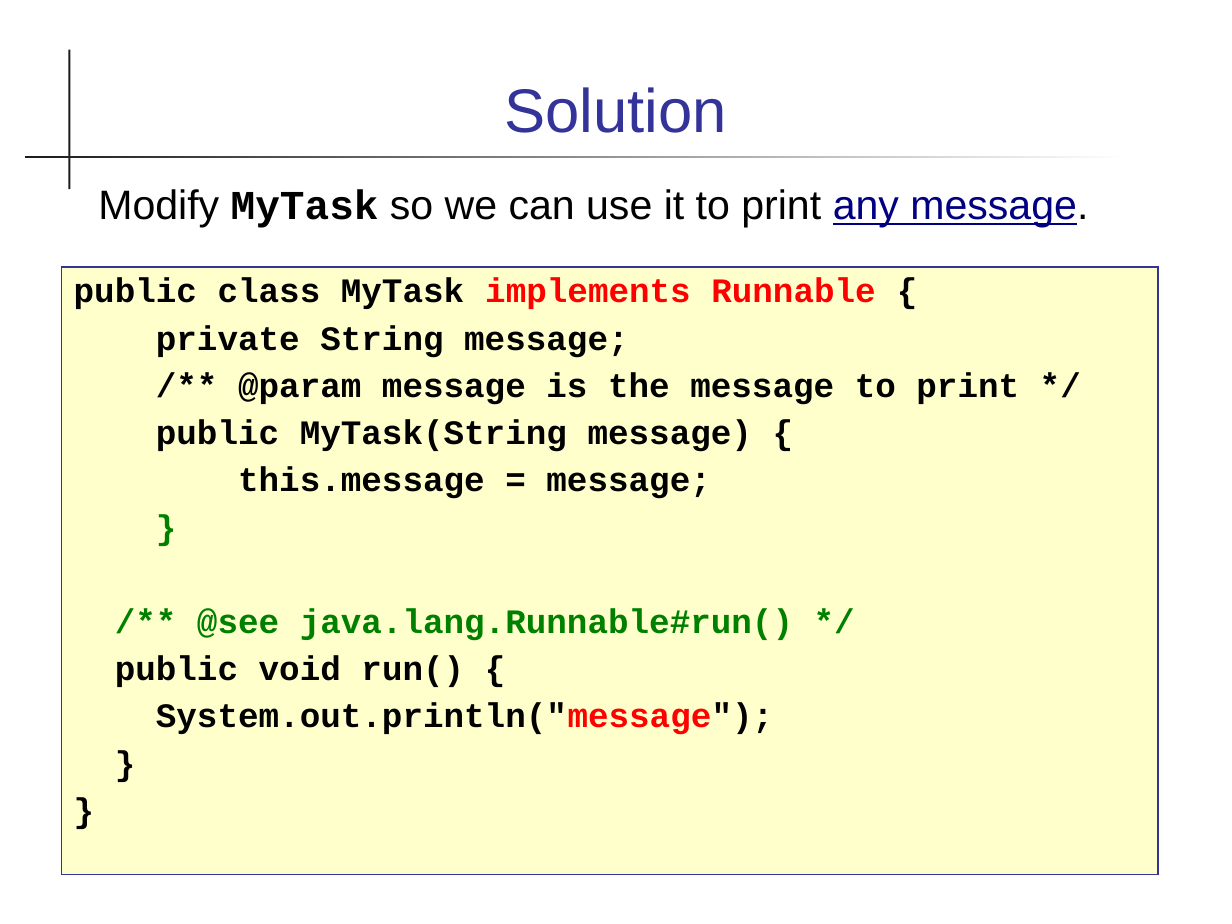
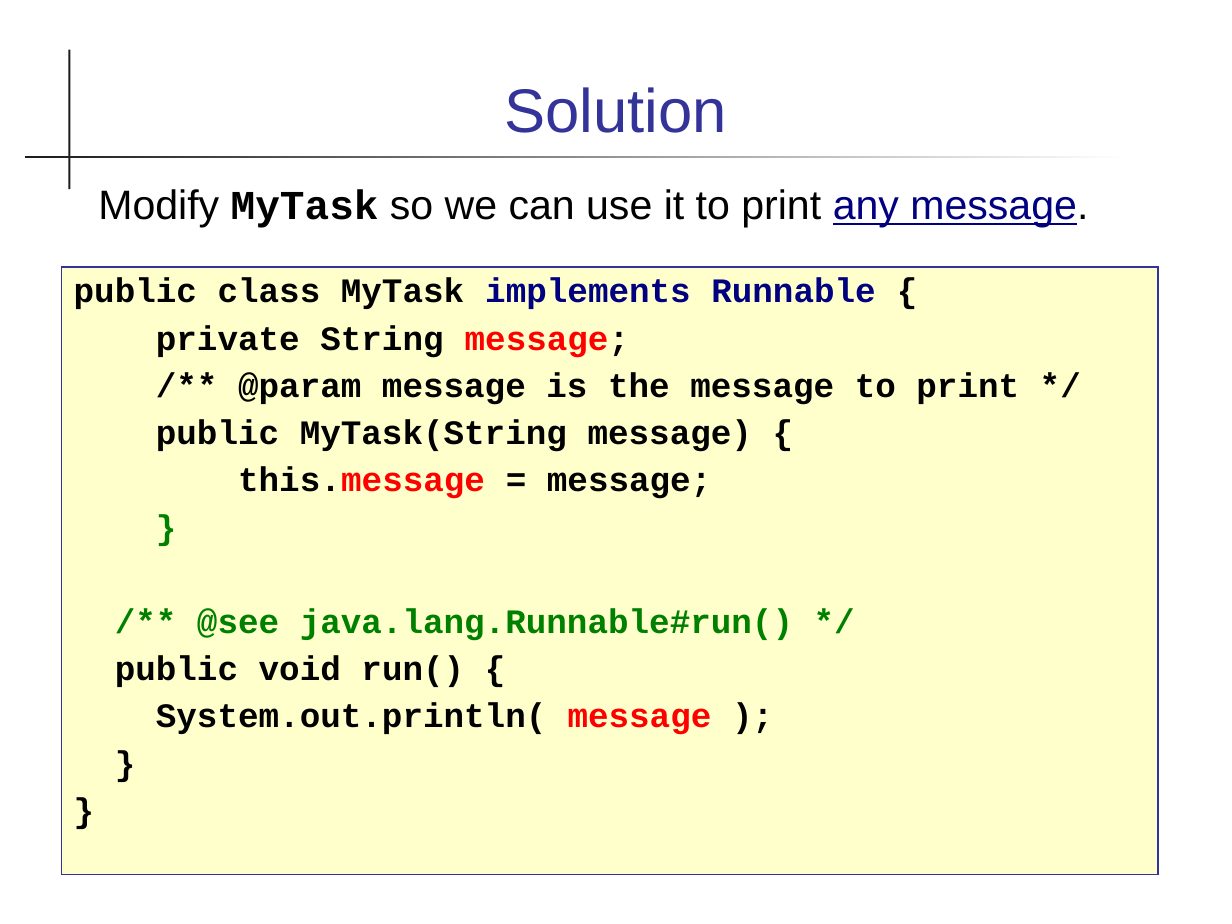
Before and after one commit to skeoop/skeoop.github.io, a slide deck: slide 18 of week2/1-Polymorphism.ppt (slide 19 before the commit). Drawn at 1232x924 pixels with LibreOffice and Linux fonts; fonts in the diff are those of the drawing. Boxes give left, top, right and bottom in pixels: in the first picture for what was removed or moved away, otherwise in the second. Text is boxed around its words. In the diff, an @@ line names an element or a change of style, - is before the commit and + after.

```diff
--- a/week2/1-Polymorphism.ppt
+++ b/week2/1-Polymorphism.ppt
@@ text at [74, 277, 875, 499]: text colour #FF0000 to #000080 in "implements Runnable"; text colour #000000 to #FF0000 in "message;", "this.message" @@
@@ text at [156, 703, 712, 735]: text changed @@
-System.out.println("message");
+System.out.println( message );
```
Also in this commit, not shown: 7 other slides changed, 2 slides removed, 11 other files.
